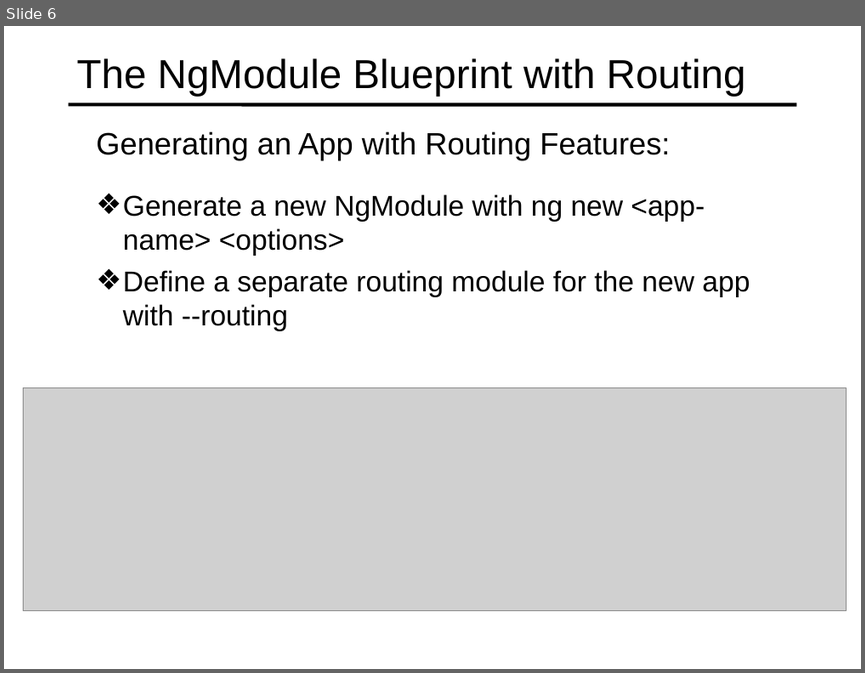
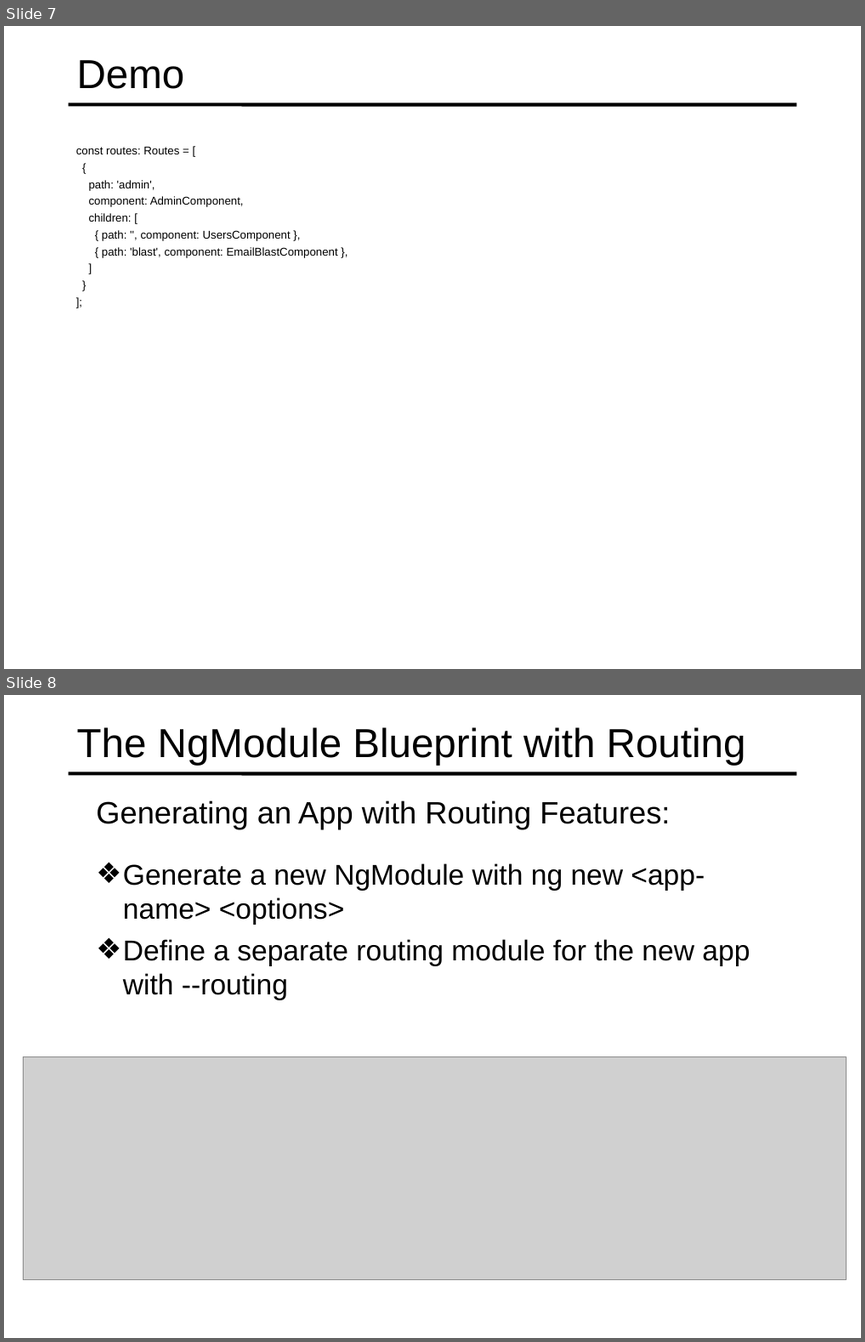
Before and after one commit to specter01wj/Jago_Link_Training, a slide deck: Angular/Angular7/Angular CLI/5.Generating Routing Features/L5_Generating Routing Features.ppt. Shown one above the other, each under a label of ours: slide 6 before the commit, slides 7 and 8 after it. The pictures are 865x673 and 865x1342 pixels, drawn with LibreOffice and Linux fonts; fonts in the diff are those of the drawing; grey boxes stand for pictures. Boxes give left, top, right and bottom in pixels: in the first picture for what was removed or moved away, otherwise in the second. Text is boxed around its words. In the diff, an @@ line names an element or a change of style, - is before the commit and + after.

```diff
--- a/Angular/Angular7/Angular CLI/5.Generating Routing Features/L5_Generating Routing Features.ppt
+++ b/Angular/Angular7/Angular CLI/5.Generating Routing Features/L5_Generating Routing Features.ppt
@@ slide 7 added at box(4, 26, 861, 669), background #FFFFFF; not listed: 1 template element that a slide beside it also shows @@
@@ title added at box(77, 60, 185, 89), 34 pt, text #000000 @@
+Demo
@@ text added at box(76, 147, 338, 258), 9.5 pt, text #000000 @@
+  const routes: Routes = [
+  {
+  path: 'admin',
+  component: AdminComponent,
+  children: [
+  { path: '', component: UsersComponent },
+  { path: 'blast', component: EmailBlastComponent },
+  ]
+  }
+  ];
@@ what was slide 6 is now slide 8 @@
```
Also in this commit, not shown: 1 slide changed.
